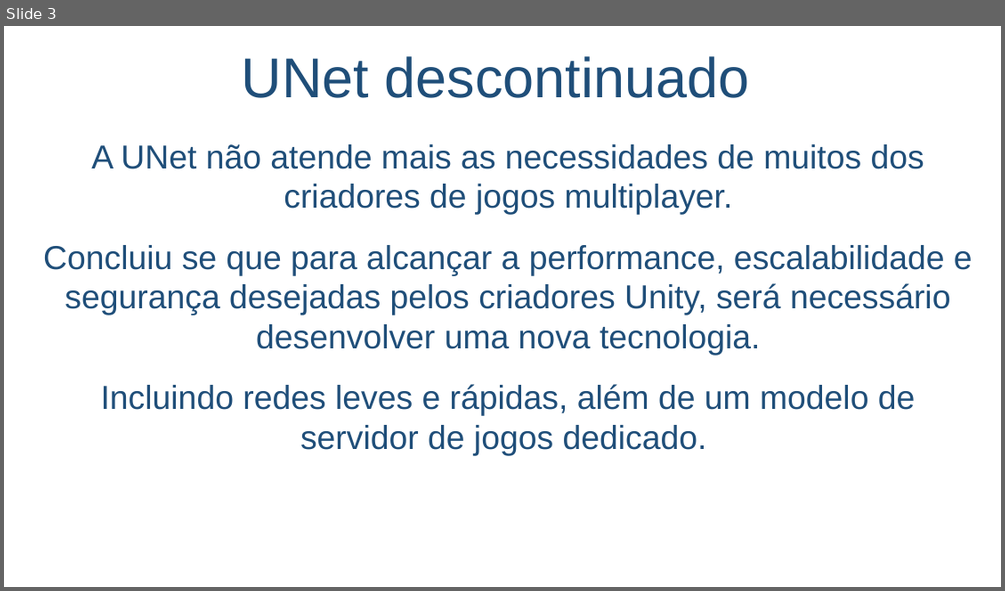
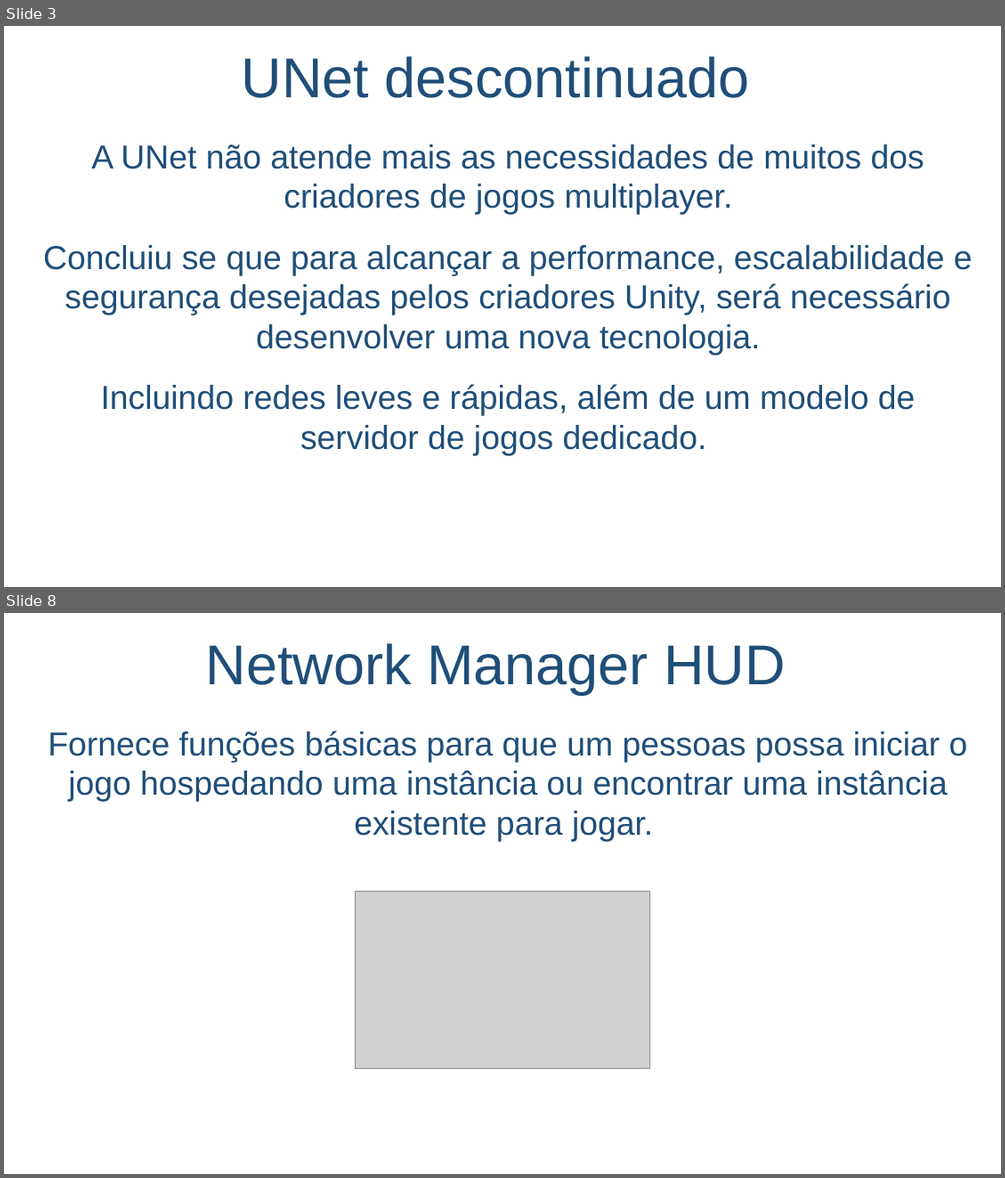
Before and after one commit to salmo-jr/public-slides, a slide deck: unity-multiplayer.pptx. Shown one above the other, each under a label of ours: slide 3 before the commit, slides 3 and 8 after it; the slides between them are not shown. The pictures are 1005x591 and 1005x1178 pixels, drawn with LibreOffice and Linux fonts; fonts in the diff are those of the drawing; grey boxes stand for pictures; background and template pictures are left out. Boxes give left, top, right and bottom in pixels: in the first picture for what was removed or moved away, otherwise in the second. Text is boxed around its words. In the diff, an @@ line names an element or a change of style, - is before the commit and + after.

Commit message:
add new slides about: Network Manager; Network Manager HUD; and Network Identity

```diff
--- a/unity-multiplayer.pptx
+++ b/unity-multiplayer.pptx
@@ slide 8 added at [4,613,1001,1174], background picture (left out) @@
@@ title added at [206,643,785,694], 54 pt, text #1F4E79 @@
+Network Manager HUD
@@ text added at [48,730,968,842], 32 pt, text #1F4E79 @@
+Fornece funções básicas para que um pessoas possa iniciar o jogo hospedando uma instância ou encontrar uma instância existente para jogar.
@@ picture added at [356,892,650,1069] @@
```
Also in this commit, not shown: 1 slide changed, 7 other slides added.
